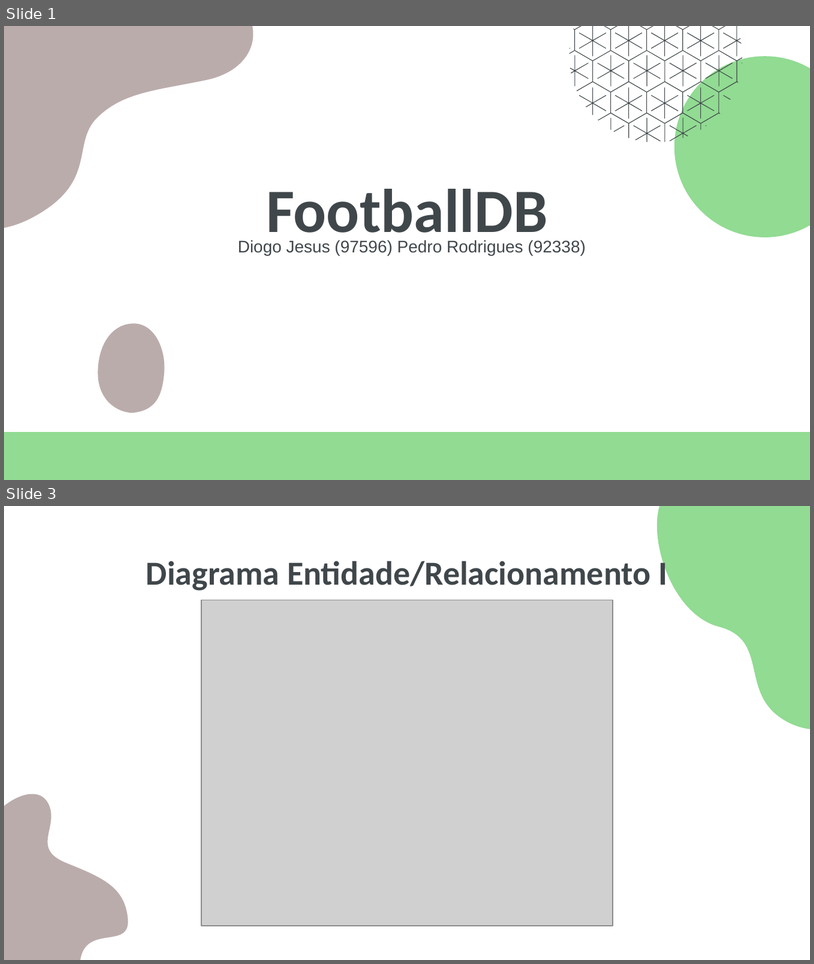
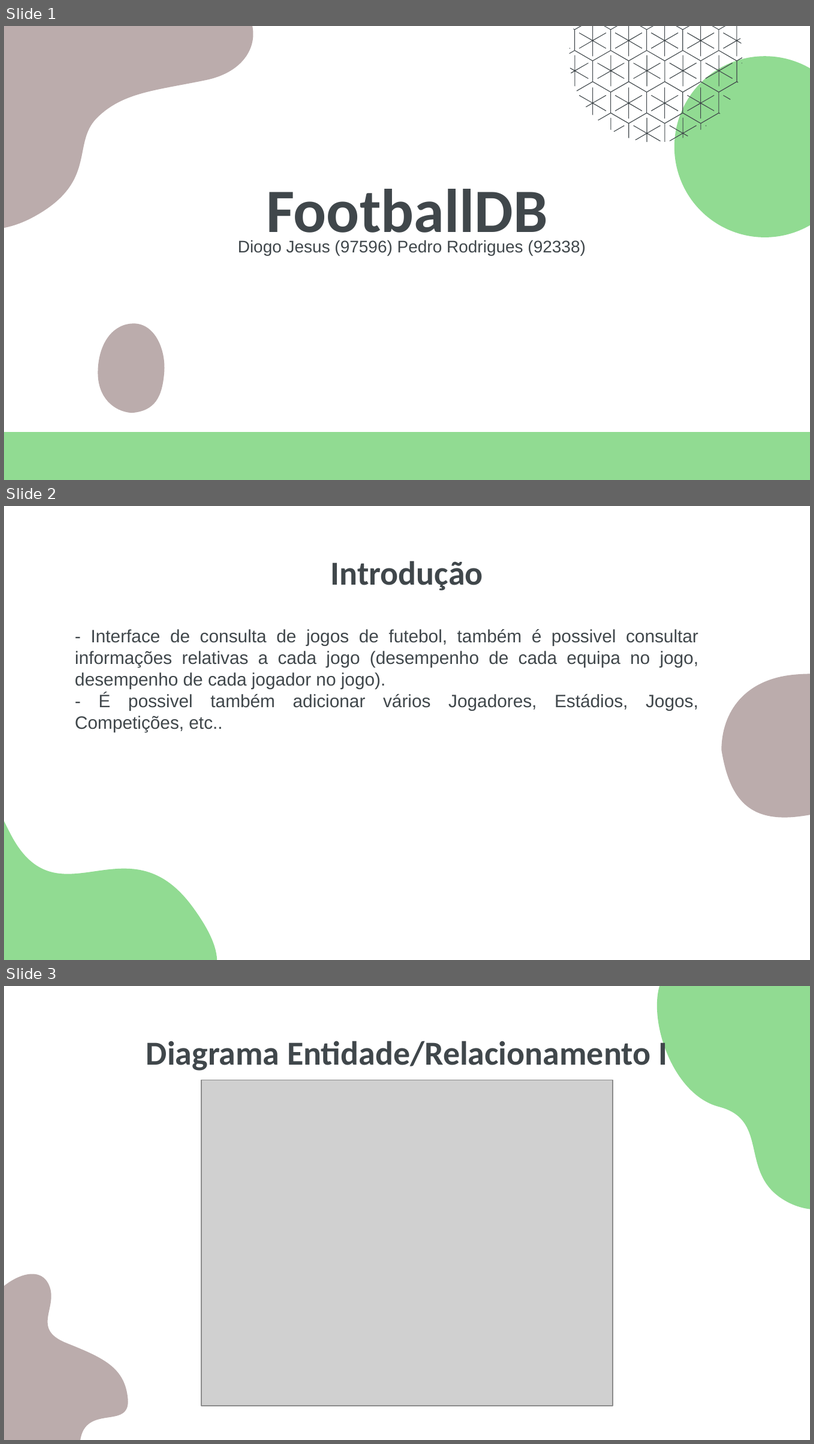
Before and after one commit to diogopjesus/bd-project, a slide deck: Apresentacao/ApresentacaoBD_Final.pptx. Shown one above the other, each under a label of ours: slides 1 and 3 before the commit, slides 1, 2 and 3 after it; the slides between them are not shown. The pictures are 814x964 and 814x1444 pixels, drawn with LibreOffice and Linux fonts; fonts in the diff are those of the drawing; grey boxes stand for pictures. Boxes give left, top, right and bottom in pixels: in the first picture for what was removed or moved away, otherwise in the second. Text is boxed around its words. In the diff, an @@ line names an element or a change of style, - is before the commit and + after.

```diff
--- a/Apresentacao/ApresentacaoBD_Final.pptx
+++ b/Apresentacao/ApresentacaoBD_Final.pptx
@@ slide 2 added at [4,506,810,960], background #FFFFFF @@
@@ title added at [331,561,483,591], 30 pt, text #40474B, bold @@
+Introdução
@@ text added at [75,629,699,732], 16 pt, text #40474B @@
+- Interface de consulta de jogos de futebol, também é possivel consultar informações relativas a cada jogo (desempenho de cada equipa no jogo, desempenho de cada jogador no jogo).
+- É possivel também adicionar vários Jogadores, Estádios, Jogos, Competições, etc..
@@ freeform shape added at [4,683,239,960], fill #91DB92 @@
@@ freeform shape added at [722,674,810,817], fill #BBACAC @@
```
Also in this commit, not shown: 3 slides changed, 1 other slide added, 3 slides removed, 1 other file.
